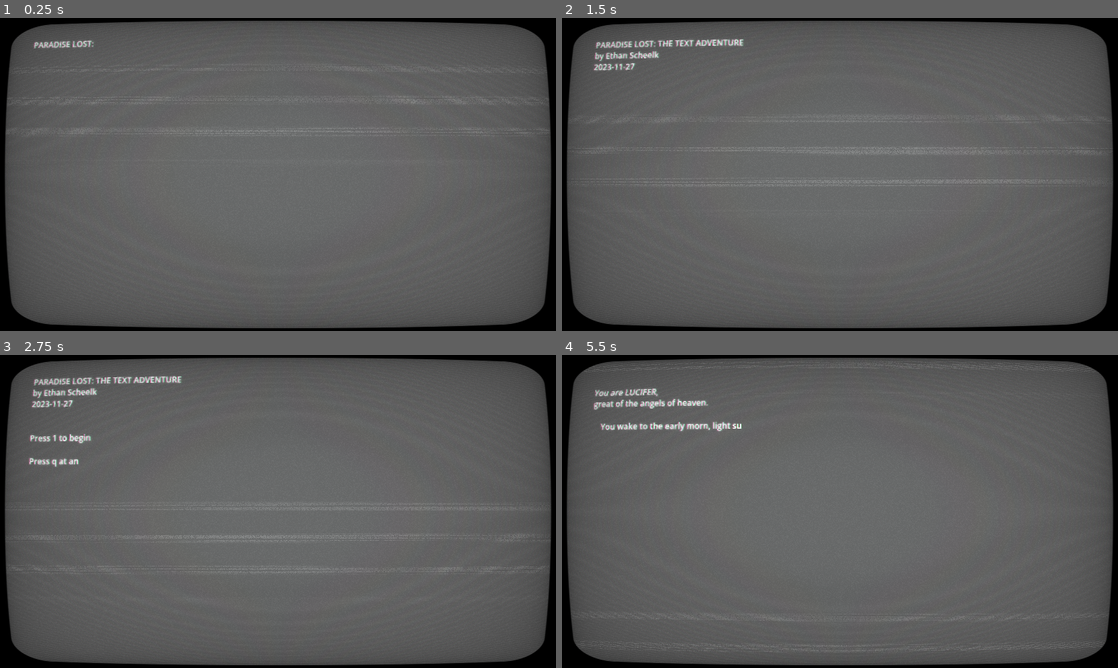
Above: before the commit, frames 1-4 (two rows, left to right).
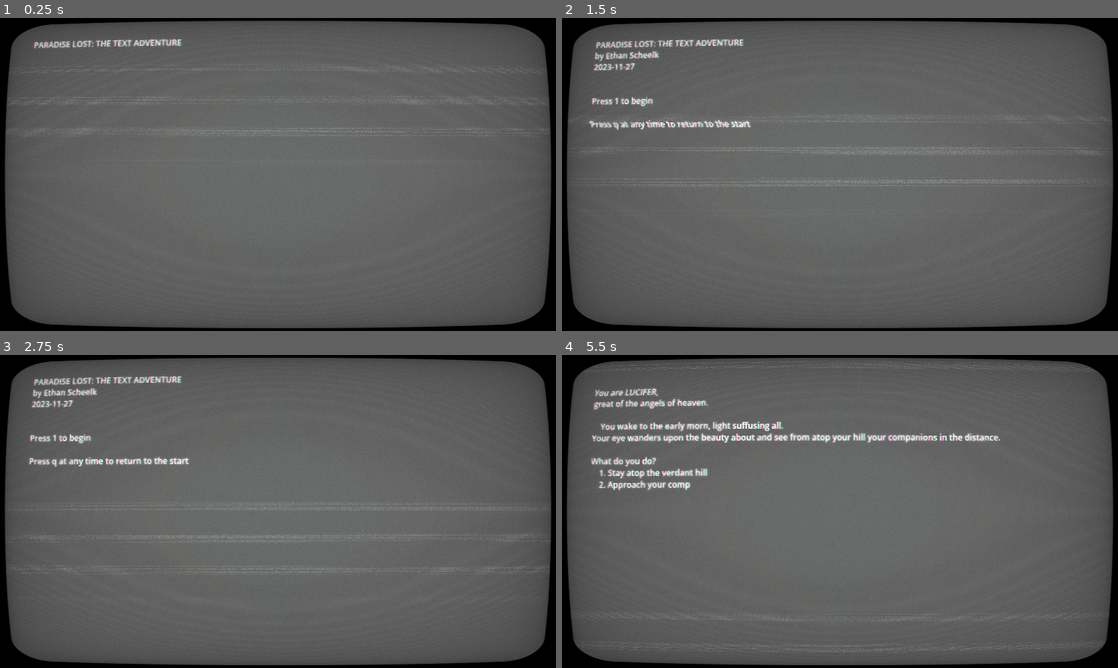
Above: after the commit, the same moments.

Repository: etscheelk/ParadiseLostTheAdventure
Game: Godot game, scene res://Main.tscn
Two runs of this game, one before a commit and one after it. Both use one fixed random seed, a clock stepped at 60 frames per second and the inputs below.
Inputs:
- Up to frame 1 (0.25 s): no input
- Up to frame 2 (1.5 s): hold 1 (1) 0.53-1.28 s; tap 2 (2) at 0.8, 1.35 s
- Up to frame 3 (2.75 s): tap 3 (3) at 1.55 s; hold 3 (3) from 2.03 s (still down); tap 4 (4) at 2.3 s
- Up to frame 4 (5.5 s): release 3 (3) at 2.78 s; tap 4 (4) at 2.85, 5.3 s; tap 1 (1) at 3.05 s; hold 1 (1) 3.53-4.28 s; tap 2 (2) at 3.8, 4.35 s; tap 3 (3) at 4.55 s; hold 3 (3) from 5.03 s (still down)

The runs differ from the first frame. In frame 1, 0.4% of the frame differs, in the area x 4-99%, y 6-38%; in frame 2, 0.9%; in frame 3, 0.5%; in frame 4, 2.2%, in the area x 5-94%, y 2-95%.

Commit message:
More work on no-attend story branch

Diff:
--- a/Scripts/Main.gd
+++ b/Scripts/Main.gd
@@ -8,6 +8,8 @@
 var molochAgree : int = 0
 var beezlebubAgree : int = 0
 var belialAgree : int = 0
+
+var feeling : String
 
 signal optionNum(opt : int)
 
@@ -179,7 +181,7 @@
 		await noattend()
 
 
-func attend() -> void:
+func attend() -> void: ## INCOMPLETE
 	writeNormal("
 
 	And so LUCIFER and his cadre decide to see what is afoot at the Center of Heaven--whether that is curiosity, obedience, or respect of the Almighty's designs. ")
@@ -287,9 +289,13 @@
 	2. Look towards the Center
 		")
 	opt = await getopt([1,2])
-	if opt == 1: # Split up and look around
-		pass
-	if opt == 2: # Look towards Center
+	if opt == 1: # Split up and look around ## INCOMPLETE
+		await writeNormal(
+			"
+
+			"
+		)
+	if opt == 2: # Look towards the center
 		await writeNormal(
 		"
 	You take to your wings and soar to great heights to investigate the Center. The eyes angelic contract far distance.
@@ -306,15 +312,40 @@
 	'A home, what of home need our immaterial Lord?' says BEEZLEBUB.
 	'To be worshipped?' flames MOLOCH.
 
-What do you do?
-	1. <no comment>
-	2. I know not
-	3.
+	You float down to the surface again.
+
+Shall you head back to the center or stay where you are, contemplating?
+	1. Head back
+	2. Remain where you are
 			"
 		)
-
-
-
+		opt = await getopt([1,2])
+		if opt == 1:
+			await writeNormal(
+				"
+	'I do not know what to think. I think we shall head back,' you say.
+				"
+			)
+			await headBack()
+
+		if opt == 2:
+			await writeNormal(
+				"
+	'I am suffused with shock, awe, and surprised. We must remain here awhile to think on these matters,' you say.
+				"
+			)
+			await stayPut()
+			pass
+
+
+
+# attend, cataclysm, {rise into air, split up investigate}, head back
+func headBack() -> void: ## INCOMPLETE
+	pass
+
+# attend, cataclysm, {rise into air, split up investigate}, stay put
+func stayPut() -> void:
+	pass
 
 func secondDirectionLook():
 	await writeNormal("
--- a/TextTest.gd
+++ b/TextTest.gd
@@ -73,5 +73,5 @@
 			waitFrames -= 1
 
 # Called every frame. 'delta' is the elapsed time since the previous frame.
-func _process(_delta):
+func _physics_process(_delta):
 	_updateWriting()
--- a/project.godot
+++ b/project.godot
@@ -59,6 +59,10 @@
 ]
 }
 
+[physics]
+
+common/physics_ticks_per_second=144
+
 [rendering]
 
 renderer/rendering_method="gl_compatibility"
